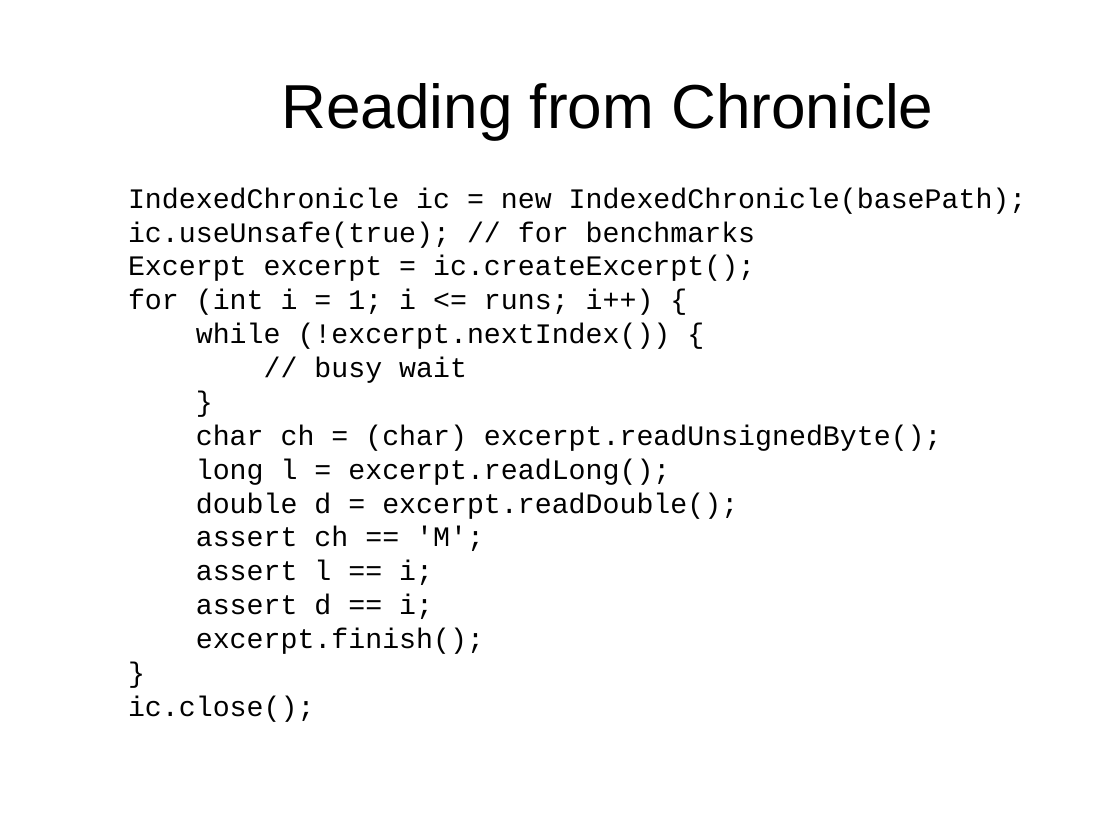
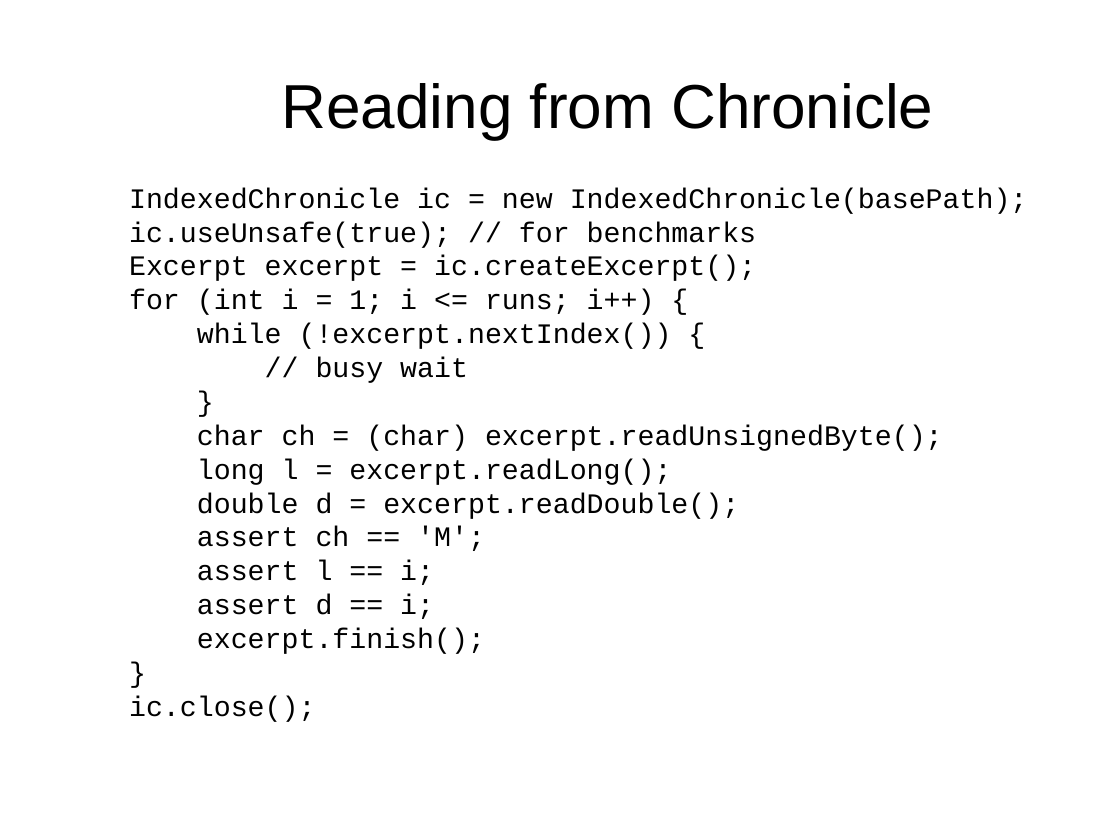
Before and after one commit to Vanilla-Java/Presentations, a slide deck: slide 12 of Introduction to Chronicle.ppt (slide 10 before the commit). Drawn at 1120x840 pixels with LibreOffice and Linux fonts; fonts in the diff are those of the drawing; background and template pictures are left out. Boxes give left, top, right and bottom in pixels: in the first picture for what was removed or moved away, otherwise in the second. Text is boxed around its words. In the diff, an @@ line names an element or a change of style, - is before the commit and + after.

```diff
--- a/Introduction to Chronicle.ppt
+++ b/Introduction to Chronicle.ppt
@@ text "IndexedChronicle ic = new IndexedChronicle(basePath);" at <box>129,188,1028,722</box>: indent changed @@
```
Also in this commit, not shown: 12 other slides changed, 5 slides added, 1 slide removed, 1 other file.
